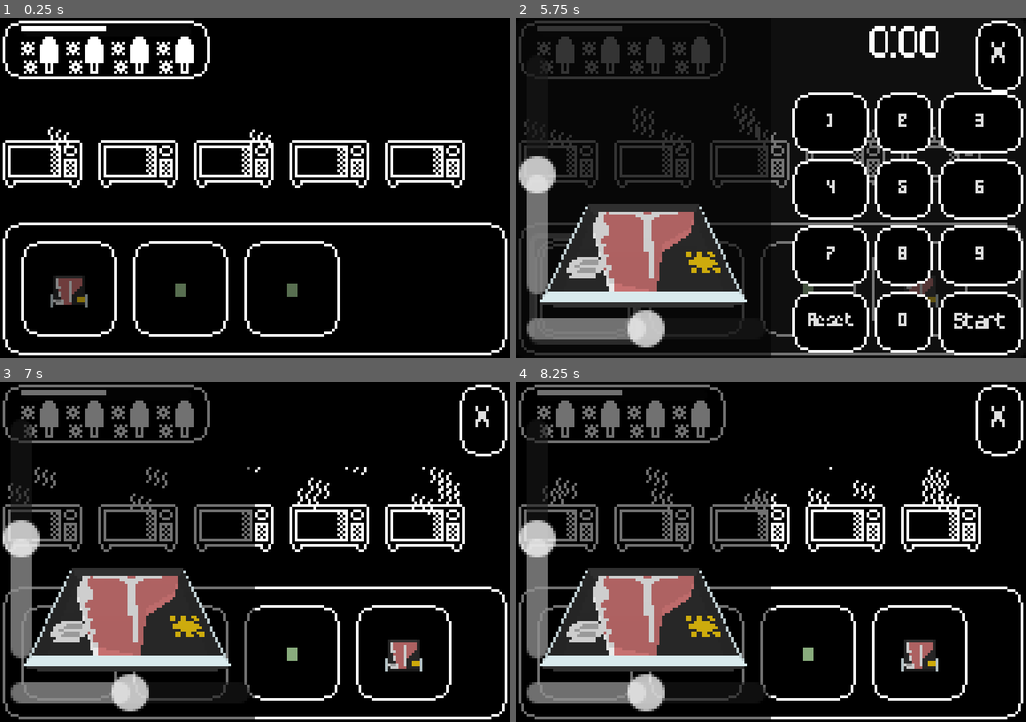
Above: before the commit, frames 1-4 (two rows, left to right).
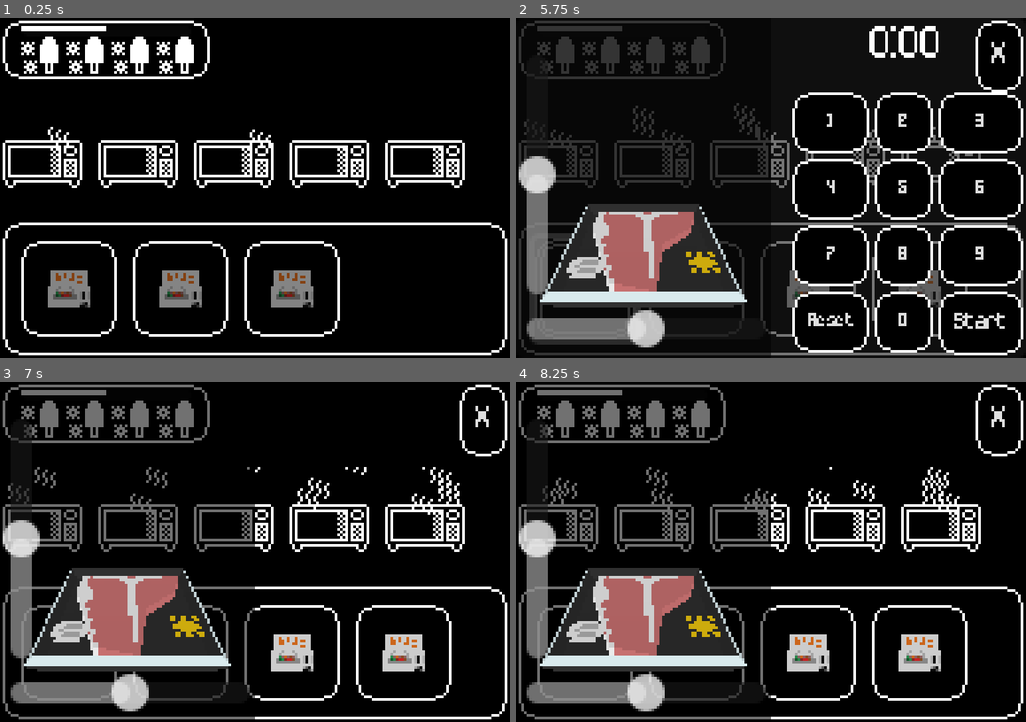
Above: after the commit, the same moments.

Repository: SpntKbrg/microwave-game
Game: Godot game, scene res://scenes/release/real_game_scene.tscn
Same seed, same stepped clock (60 frames per second), same inputs: the game is played once before the commit and once after it. This scene is started directly instead of the project's main scene.
Inputs (mouse positions are in pixels of both pictures, inside the frame that each line leads up to):
- Up to frame 1 (0.25 s): no input
- Up to frame 2 (5.75 s): click (623, 48) at 0.5 s; click (556, 147) at 1.25 s; click (653, 147) at 2.02 s; click (750, 147) at 2.77 s; click (847, 147) at 3.52 s; click (939, 147) at 4.27 s; click (587, 290) at 5 s
- Up to frame 3 (7 s): click "Start" at 5.75 s; click (178, 654) at 6.52 s
- Up to frame 4 (8.25 s): click (806, 654) at 7.27 s; click (918, 654) at 8.02 s

The runs differ from the first frame. In frame 1, 2.4% of the frame differs, in the area x 9-62%, y 74-86%; in frame 2, 0.6%; in frame 3, 1.6%; in frame 4, 1.6%.

Commit message:
update game scene, add temperature icon into sticker, create real game scene script

Diff:
--- a/scenes/item_model_3d.tscn
+++ b/scenes/item_model_3d.tscn
@@ -1,12 +1,15 @@
-[gd_scene load_steps=2 format=3 uid="uid://brax0jiiy4qvi"]
+[gd_scene load_steps=3 format=3 uid="uid://brax0jiiy4qvi"]
 
 [ext_resource type="Script" uid="uid://15rw3qemoatt" path="res://scripts/game/item_model_holder.gd" id="1_d0bny"]
+[ext_resource type="PackedScene" uid="uid://c458k7tpvnhpa" path="res://assets/models/frozen-food.gltf" id="2_d0bny"]
 
 [node name="ItemModel3d" type="Node3D" node_paths=PackedStringArray("holder_parent")]
 script = ExtResource("1_d0bny")
 holder_parent = NodePath("holder")
 
 [node name="holder" type="Node3D" parent="."]
+
+[node name="blockbench_export" parent="holder" instance=ExtResource("2_d0bny")]
 
 [node name="Camera3D" type="Camera3D" parent="."]
 transform = Transform3D(1, 0, 0, 0, 0.27112126, 0.9625452, 0, -0.9625452, 0.27112126, 0, 2.006, 0.497)
